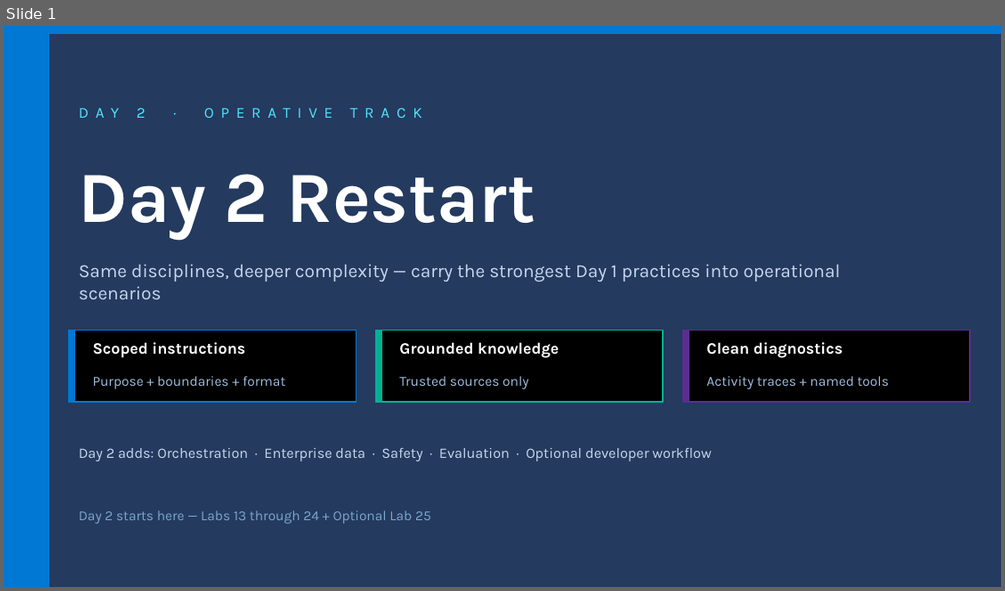
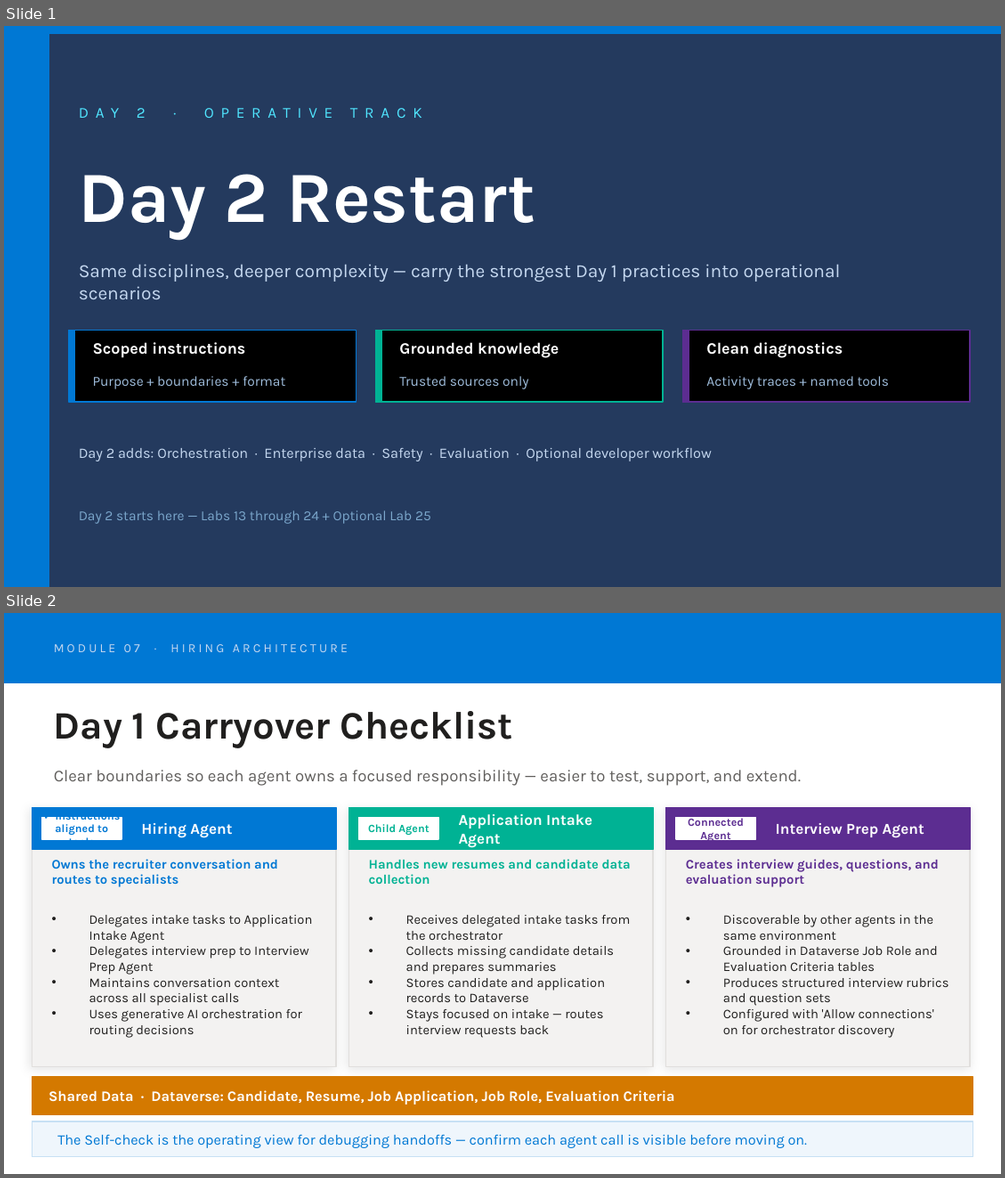
Before and after one commit to judeper/copilot-studio-workshop, a slide deck: workshop/Copilot-Studio-Workshop-Slides/Module-07-Hiring-Architecture.pptx. Shown one above the other, each under a label of ours: slide 1 before the commit, slides 1 and 2 after it. The pictures are 1005x591 and 1005x1178 pixels, drawn with LibreOffice and Linux fonts; fonts in the diff are those of the drawing. Boxes give left, top, right and bottom in pixels: in the first picture for what was removed or moved away, otherwise in the second. Text is boxed around its words. In the diff, an @@ line names an element or a change of style, - is before the commit and + after.

```diff
--- a/workshop/Copilot-Studio-Workshop-Slides/Module-07-Hiring-Architecture.pptx
+++ b/workshop/Copilot-Studio-Workshop-Slides/Module-07-Hiring-Architecture.pptx
@@ slide 2 added at (4,613,1001,1174), background #FFFFFF @@
@@ rectangle added at (4,613,1001,682), fill #0078D4, outline #0078D4 1 pt @@
@@ text added at (54,644,348,652), 9 pt, text #C5D8F0 @@
+MODULE 07 · HIRING ARCHITECTURE
@@ text added at (54,711,513,748), 28 pt, text #201F1E, bold @@
+Day 1 Carryover Checklist
@@ text added at (54,770,801,786), 12 pt, text #605E5C @@
+Clear boundaries so each agent owns a focused responsibility — easier to test, support, and extend.
@@ rectangle added at (32,807,336,1067), fill #F3F2F1, outline #E1DFDD 1 pt @@
@@ rectangle added at (32,807,336,849), fill #0078D4, outline #0078D4 1 pt @@
@@ rectangle added at (42,818,121,839), fill #FFFFFF, outline #FFFFFF 1 pt @@
@@ text added at (55,817,121,840), 8 pt, text #0078D4, bold @@
+✓ Instructions aligned to tools
@@ text added at (141,823,232,838), 11 pt, text #FFFFFF, bold @@
+Hiring Agent
@@ rectangle added at (349,807,653,1067), fill #F3F2F1, outline #E1DFDD 1 pt @@
@@ rectangle added at (349,807,653,849), fill #00B294, outline #00B294 1 pt @@
@@ rectangle added at (359,818,438,839), fill #FFFFFF, outline #FFFFFF 1 pt @@
@@ text added at (368,824,429,835), 8 pt, text #00B294, bold @@
+Child Agent
@@ text added at (459,814,592,847), 11 pt, text #FFFFFF, bold @@
+Application Intake Agent
@@ rectangle added at (666,807,970,1067), fill #F3F2F1, outline #E1DFDD 1 pt @@
@@ rectangle added at (666,807,970,849), fill #5C2D91, outline #5C2D91 1 pt @@
@@ rectangle added at (676,818,755,839), fill #FFFFFF, outline #FFFFFF 1 pt @@
@@ text added at (688,816,744,843), 8 pt, text #5C2D91, bold @@
+Connected Agent
@@ text added at (776,823,924,838), 11 pt, text #FFFFFF, bold @@
+Interview Prep Agent
@@ text added at (52,859,278,887), 9.5 pt, text #0078D4, bold @@
+Owns the recruiter conversation and routes to specialists
@@ text added at (369,859,631,884), 9.5 pt, text #00B294, bold @@
+Handles new resumes and candidate data collection
@@ text added at (686,859,938,887), 9.5 pt, text #5C2D91, bold @@
+Creates interview guides, questions, and evaluation support
@@ text added at (89,915,313,1038), 9.5 pt, text #201F1E @@
+• Delegates intake tasks to Application Intake Agent
+• Delegates interview prep to Interview Prep Agent
+• Maintains conversation context across all specialist calls
+• Uses generative AI orchestration for routing decisions
@@ text added at (406,915,630,1038), 9.5 pt, text #201F1E @@
+• Receives delegated intake tasks from the orchestrator
+• Collects missing candidate details and prepares summaries
+• Stores candidate and application records to Dataverse
+• Stays focused on intake — routes interview requests back
@@ text added at (723,915,948,1038), 9.5 pt, text #201F1E @@
+• Discoverable by other agents in the same environment
+• Grounded in Dataverse Job Role and Evaluation Criteria tables
+• Produces structured interview rubrics and question sets
+• Configured with 'Allow connections' on for orchestrator discovery
@@ rectangle added at (32,1077,973,1114), fill #D47900, outline #D47900 1 pt @@
@@ text added at (48,1090,675,1104), 10.5 pt, text #FFFFFF, bold @@
+Shared Data · Dataverse: Candidate, Resume, Job Application, Job Role, Evaluation Criteria
@@ rectangle added at (32,1121,973,1156), fill #EFF6FC, outline #C7E0F4 1 pt @@
@@ text added at (57,1134,808,1148), 10.5 pt, text #0078D4 @@
+The Self-check is the operating view for debugging handoffs — confirm each agent call is visible before moving on.
```
Also in this commit, not shown: 19 other files.
